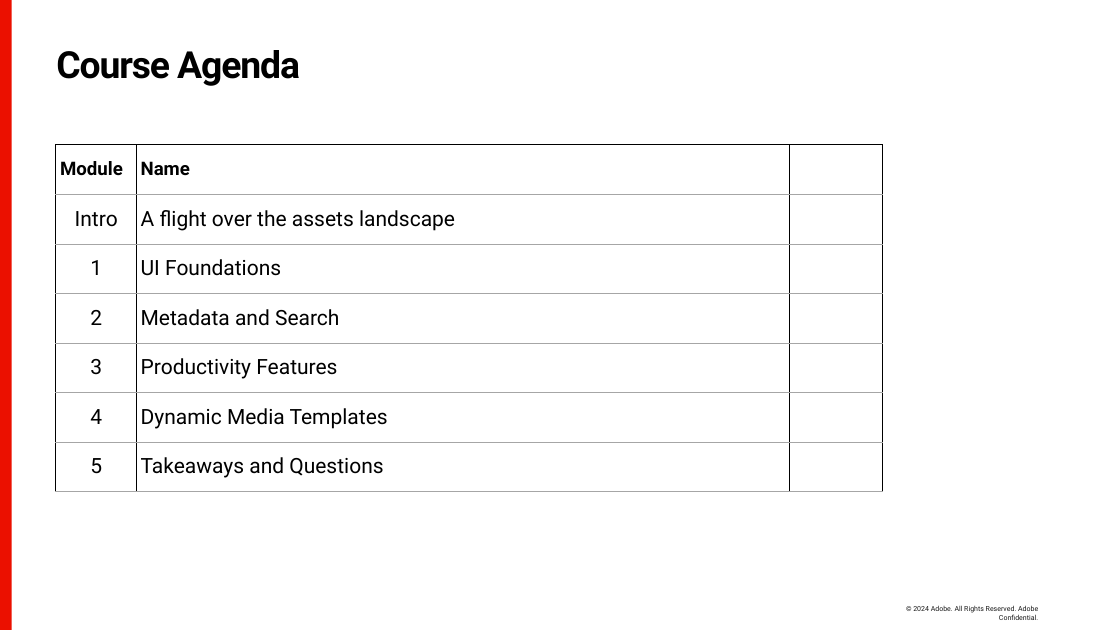
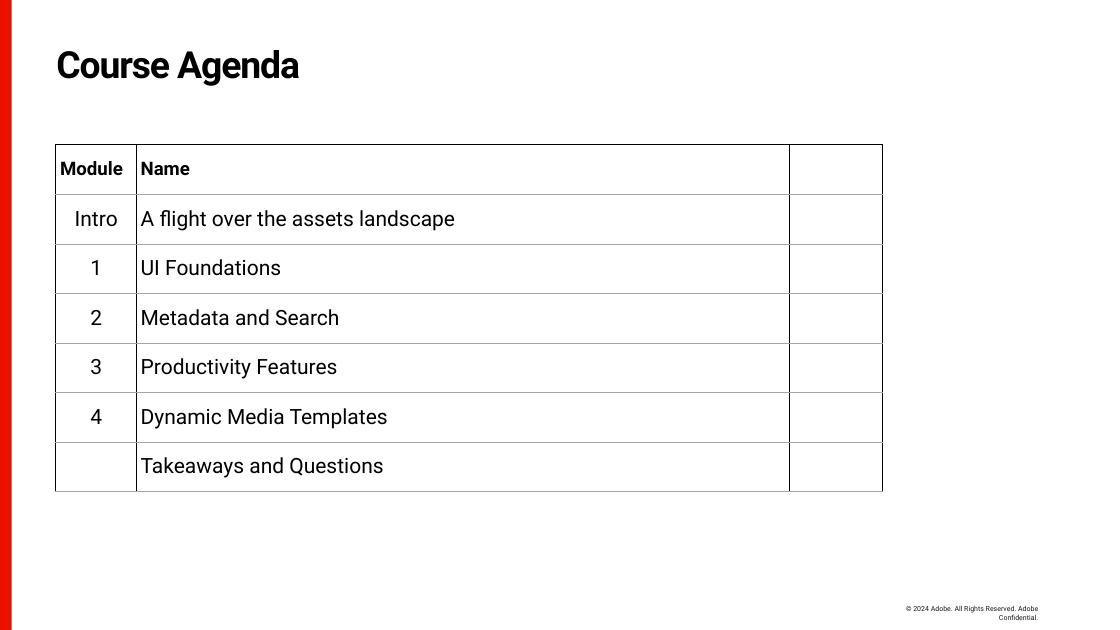
Before and after one commit to rfreemo/accelerator-aem-work-with-assetsview, a slide deck: slide 6 of presentation/aem-assets-working-assetsview.pptx (slide 7 before the commit). Drawn at 1120x630 pixels with LibreOffice and Linux fonts; fonts in the diff are those of the drawing; background and template pictures are left out. Boxes give left, top, right and bottom in pixels: in the first picture for what was removed or moved away, otherwise in the second. Text is boxed around its words. In the diff, an @@ line names an element or a change of style, - is before the commit and + after.

```diff
--- a/presentation/aem-assets-working-assetsview.pptx
+++ b/presentation/aem-assets-working-assetsview.pptx
@@ table at (56,145,882,541) @@
-row 7, column 1: 5
+row 7, column 1: 
```
Also in this commit, not shown: 4 other slides changed, 3 slides added, 3 slides removed, 2 other files.
